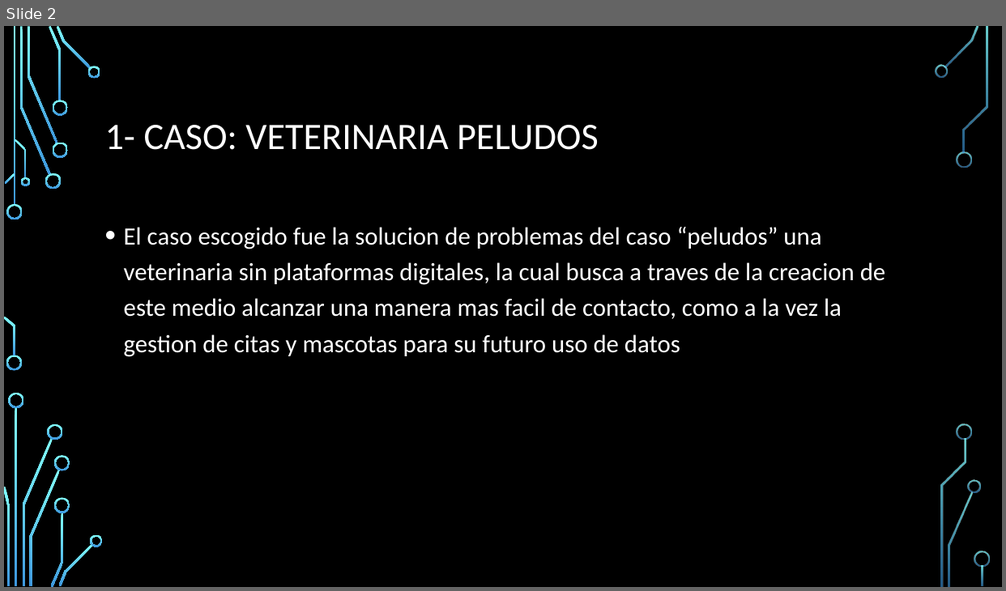
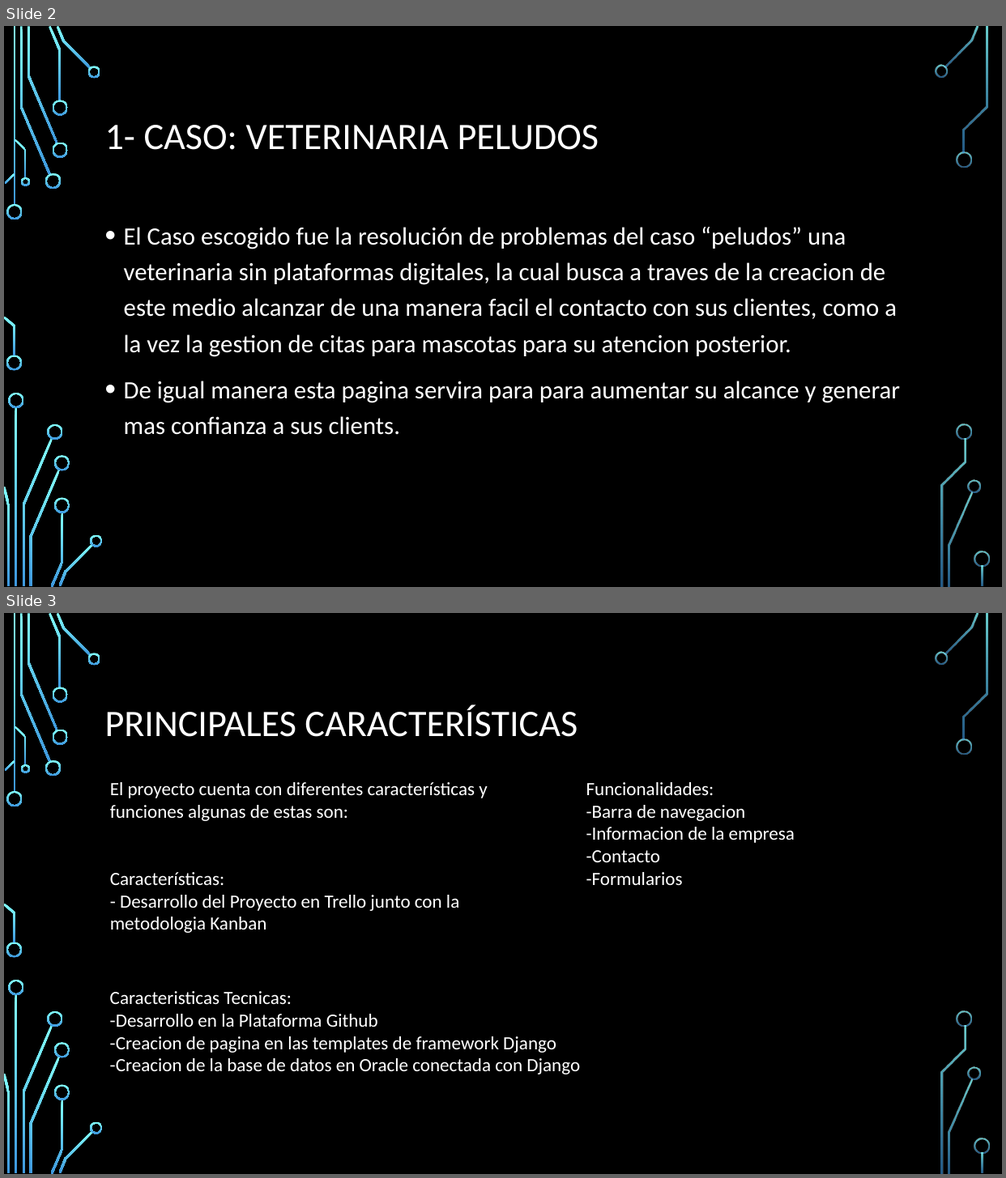
Before and after one commit to DDiazGithub/examentranversal, a slide deck: Proyecto Examen transversal.pptx. Shown one above the other, each under a label of ours: slide 2 before the commit, slides 2 and 3 after it. The pictures are 1006x591 and 1006x1178 pixels, drawn with LibreOffice and Linux fonts; fonts in the diff are those of the drawing; background and template pictures are left out. Boxes give left, top, right and bottom in pixels: in the first picture for what was removed or moved away, otherwise in the second. Text is boxed around its words. In the diff, an @@ line names an element or a change of style, - is before the commit and + after.

```diff
--- a/Proyecto Examen transversal.pptx
+++ b/Proyecto Examen transversal.pptx
@@ slide 3 added at [4,613,1002,1174], background picture (left out); not listed: 36 template elements that a slide beside it also shows @@
@@ title added at [105,705,577,737], 36 pt, text #FFFFFF @@
+PRINCIPALES CARACTERÍSTICAS
@@ text added at [110,782,487,933], 18 pt, text #FFFFFF @@
+El proyecto cuenta con diferentes características y funciones algunas de estas son:
+Características:
+- Desarrollo del Proyecto en Trello junto con la metodologia Kanban
@@ text added at [586,782,795,885], 18 pt, text #FFFFFF @@
+Funcionalidades:
+-Barra de navegacion
+-Informacion de la empresa
+-Contacto
+-Formularios
@@ text added at [110,991,580,1075], 18 pt, text #FFFFFF @@
+Caracteristicas Tecnicas:
+-Desarrollo en la Plataforma Github
+-Creacion de pagina en las templates de framework Django
+-Creacion de la base de datos en Oracle conectada con Django
@@ slide 2 changed as well @@
@@ text at [124,227,901,435]: text changed @@
-• El caso escogido fue la solucion de problemas del caso “peludos” una veterinaria sin plataformas digitales, la cual busca a traves de la creacion de este medio alcanzar una manera mas facil de contacto, como a la vez la gestion de citas y mascotas para su futuro uso de datos
+• El Caso escogido fue la resolución de problemas del caso “peludos” una veterinaria sin plataformas digitales, la cual busca a traves de la creacion de este medio alcanzar de una manera facil el contacto con sus clientes, como a la vez la gestion de citas para mascotas para su atencion posterior.
+• De igual manera esta pagina servira para para aumentar su alcance y generar mas confianza a sus clients.
```
Also in this commit, not shown: 1 other slide changed, 2 other slides added.
